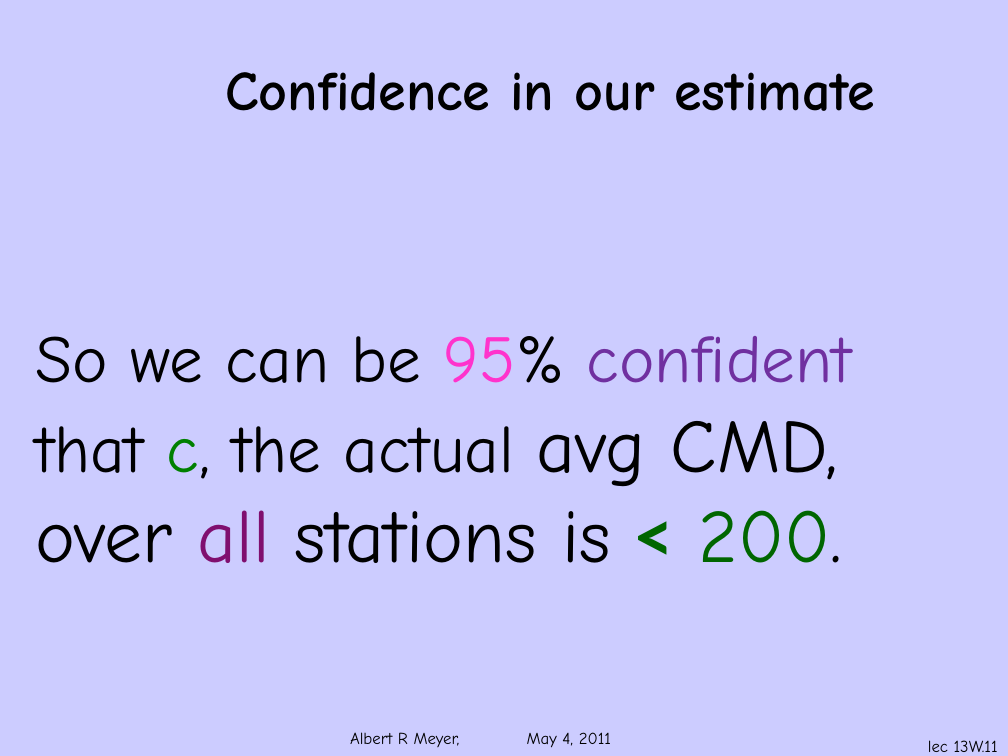
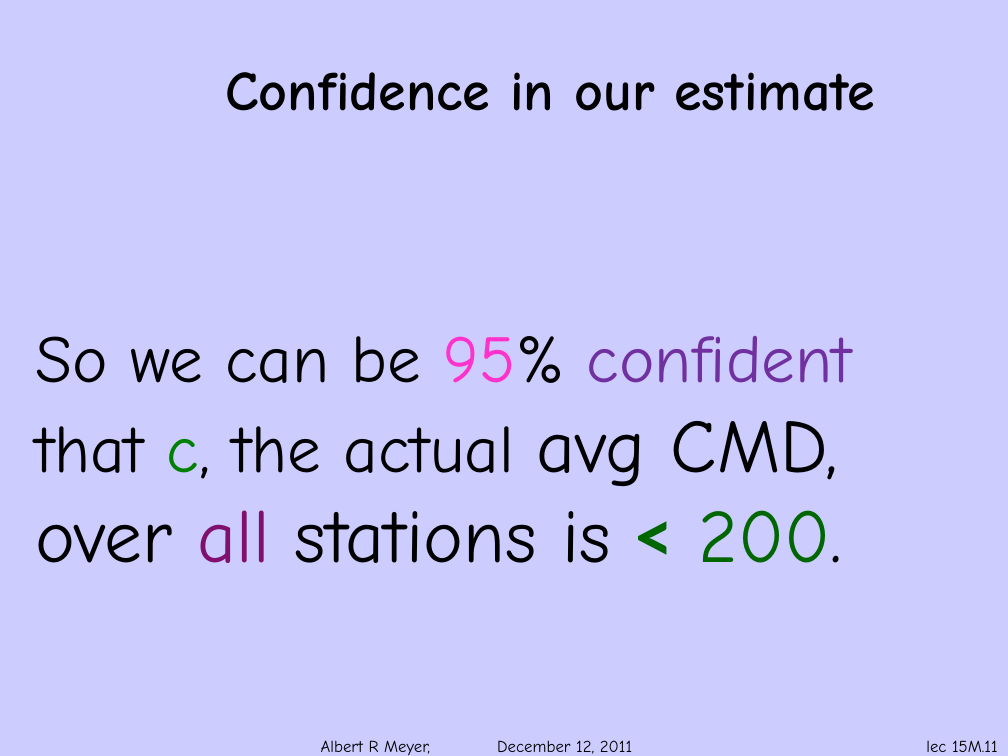
Before and after one commit to armeyer/mcs_web, a slide deck: slide 11 of fall11/slidesF11/slides15m.pptx. Drawn at 1008x756 pixels with LibreOffice and Linux fonts; fonts in the diff are those of the drawing; background and template pictures are left out. Boxes give left, top, right and bottom in pixels: in the first picture for what was removed or moved away, otherwise in the second. Text is boxed around its words. In the diff, an @@ line names an element or a change of style, - is before the commit and + after.

```diff
--- a/fall11/slidesF11/slides15m.pptx
+++ b/fall11/slidesF11/slides15m.pptx
@@ text at (321, 740, 632, 756): text changed @@
-Albert R Meyer, May 4, 2011
+Albert R Meyer, December 12, 2011
@@ page number at (926, 740, 998, 752): text changed @@
-lec 13W.11
+lec 15M.11
```
Also in this commit, not shown: 16 other slides changed, 1 other file.
